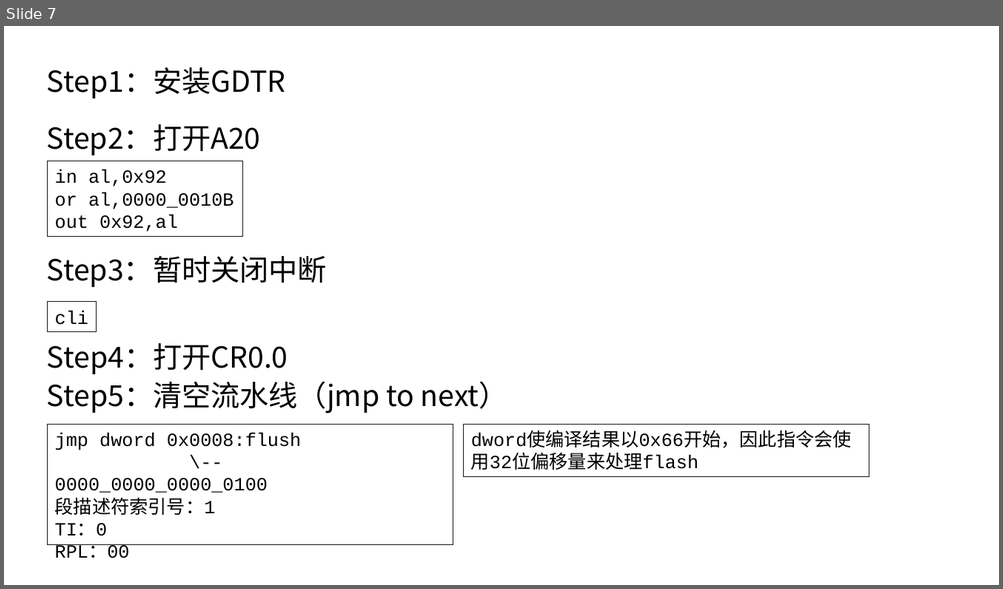
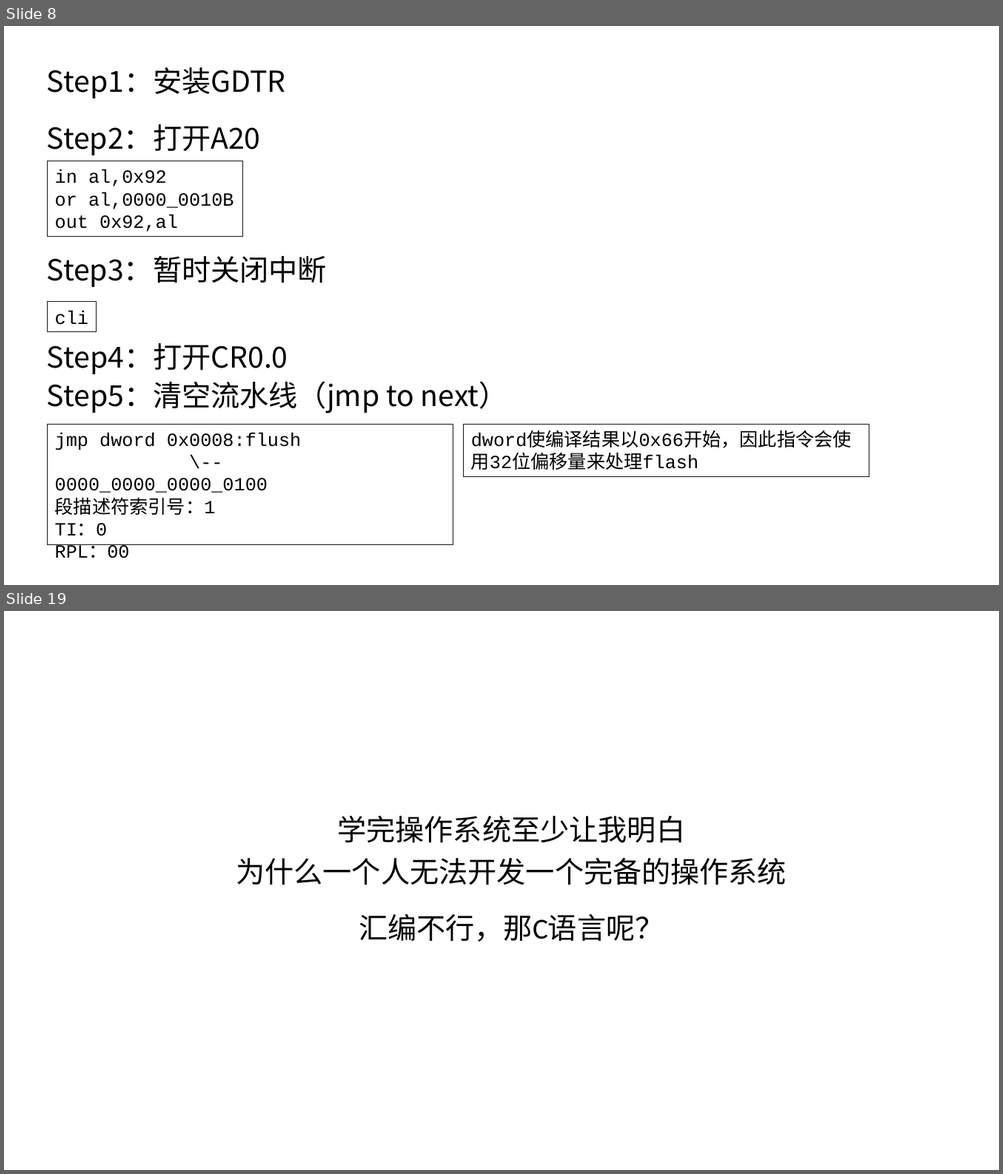
Before and after one commit to at0x7c00/mykernel, a slide deck: ppts/x86.pptx. Shown one above the other, each under a label of ours: slide 7 before the commit, slides 8 and 19 after it; the slides between them are not shown. The pictures are 1003x589 and 1003x1174 pixels, drawn with LibreOffice and Linux fonts; fonts in the diff are those of the drawing. Boxes give left, top, right and bottom in pixels: in the first picture for what was removed or moved away, otherwise in the second. Text is boxed around its words. In the diff, an @@ line names an element or a change of style, - is before the commit and + after.

```diff
--- a/ppts/x86.pptx
+++ b/ppts/x86.pptx
@@ slide 19 added at (4, 611, 999, 1170), background #FFFFFF @@
@@ text added at (236, 816, 786, 886), 28 pt, text #000000 @@
+学完操作系统至少让我明白
+为什么一个人无法开发一个完备的操作系统
@@ text added at (358, 914, 663, 942), 28 pt, text #000000 @@
+汇编不行，那C语言呢？
@@ what was slide 7 is now slide 8 @@
```
Also in this commit, not shown: 16 other slides added.
